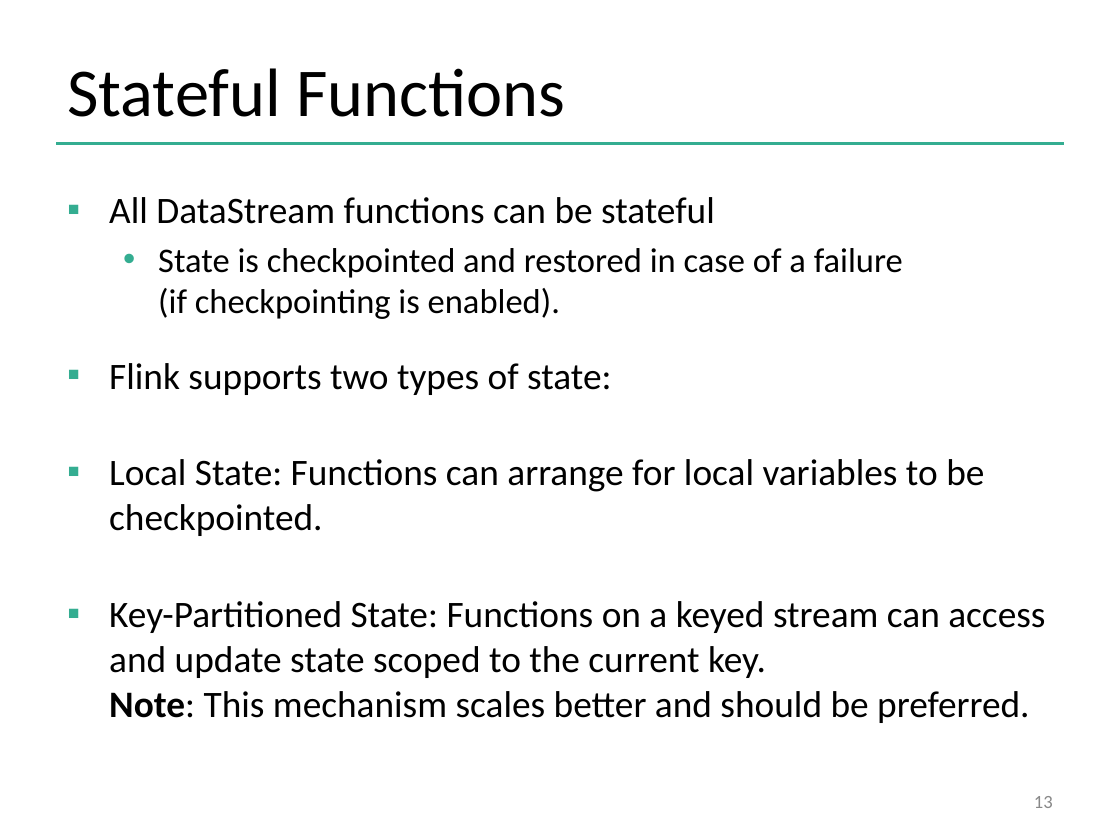
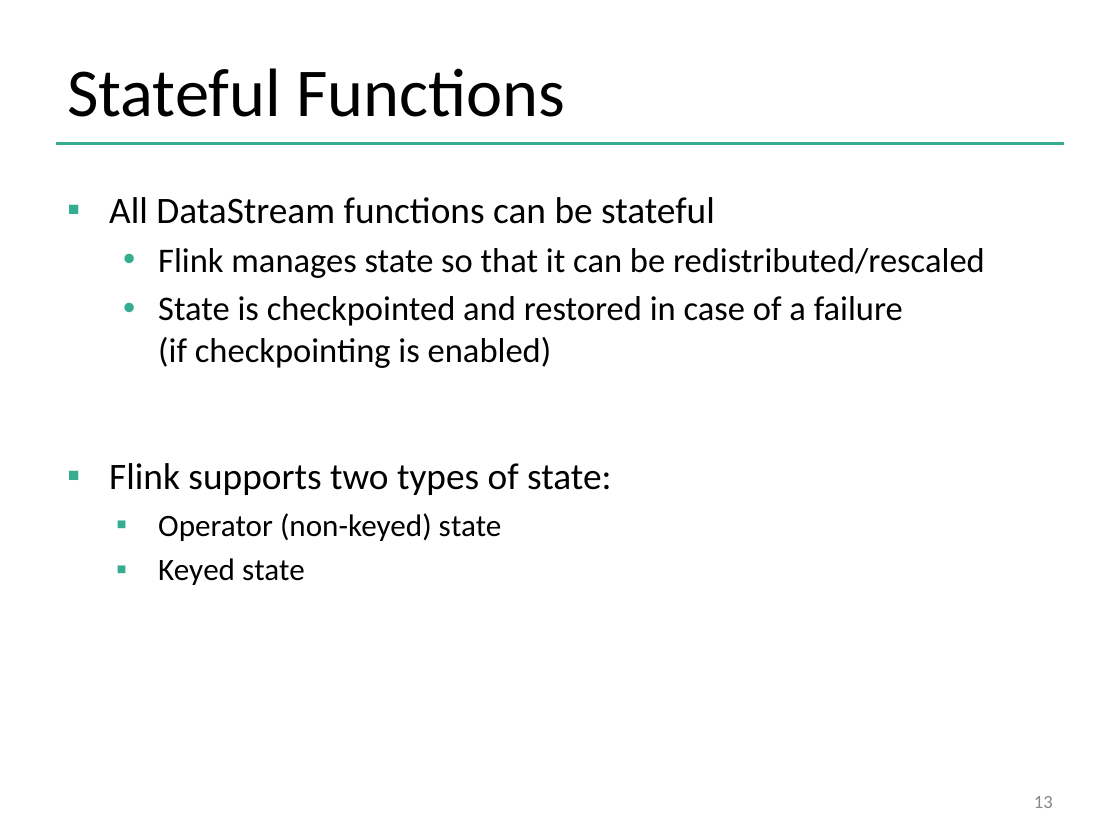
Before and after one commit to dataArtisans/flink-training-web, a slide deck: slide 13 of slides/flink_stream_statefulOps.pptx. Drawn at 1120x840 pixels with LibreOffice and Linux fonts; fonts in the diff are those of the drawing; background and template pictures are left out. Boxes give left, top, right and bottom in pixels: in the first picture for what was removed or moved away, otherwise in the second. Text is boxed around its words. In the diff, an @@ line names an element or a change of style, - is before the commit and + after.

Commit message:
Updated for Flink 1.2

```diff
--- a/slides/flink_stream_statefulOps.pptx
+++ b/slides/flink_stream_statefulOps.pptx
@@ text at [158,248,985,368]: text changed @@
-  • State is checkpointed and restored in case of a failure
-    (if checkpointing is enabled).
+  • Flink manages state so that it can be redistributed/rescaled
+  • State is checkpointed and restored in case of a failure
+    (if checkpointing is enabled)
@@ text at [158,513,502,585]: text changed; size 24.1 to 20.1 pt @@
-▪ Local State: Functions can arrange for local variables to be checkpointed.
-▪ Key-Partitioned State: Functions on a keyed stream can access and update state scoped to the current key.
-  Note: This mechanism scales better and should be preferred.
+  ▪ Operator (non-keyed) state
+  ▪ Keyed state
```
Also in this commit, not shown: 6 other slides changed, 5 slides added, 2 slides removed, 14 other files.
